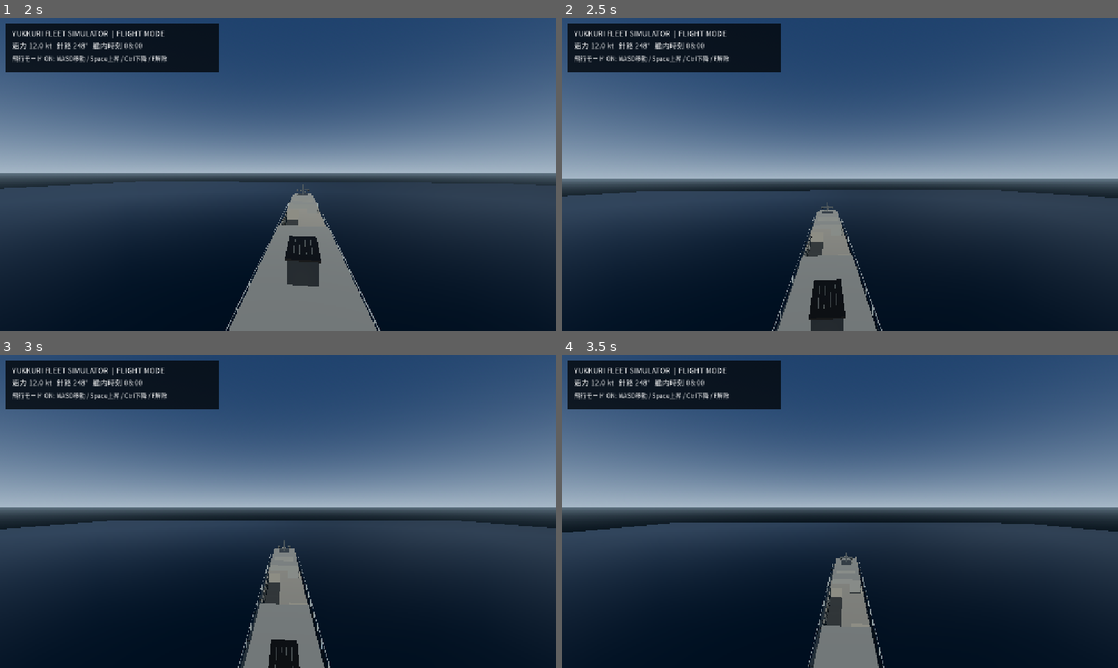
Above: before the commit, frames 1-4 (two rows, left to right).
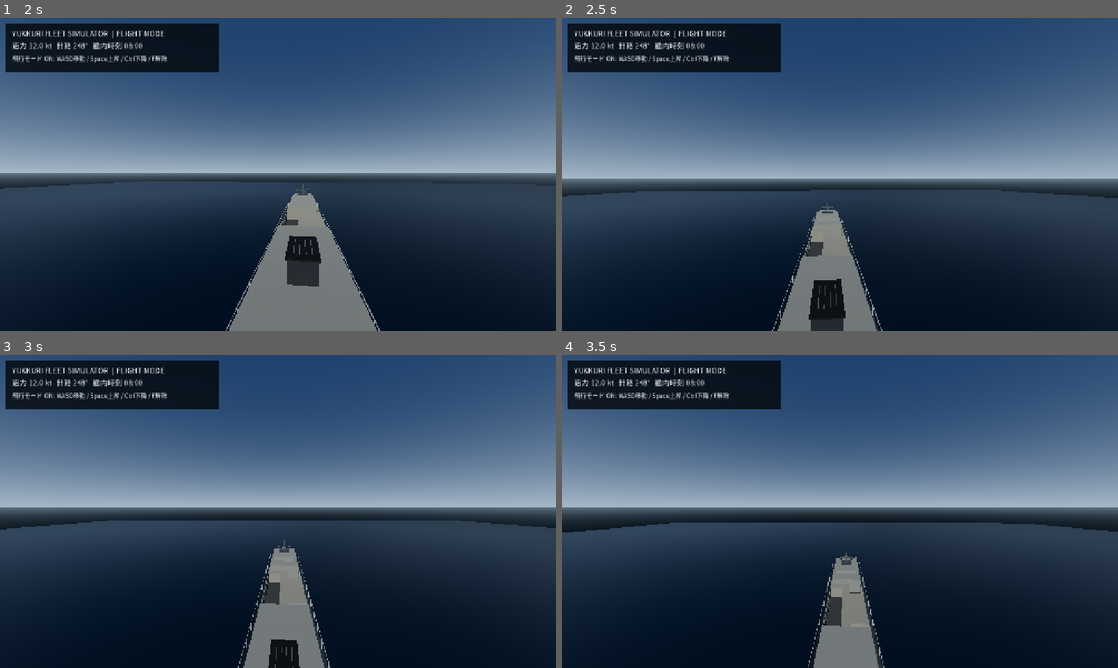
Above: after the commit, the same moments.

Repository: YukkuriP/Yukkuri-FPS-3
Game: Godot game, scene res://scenes/main.tscn
Two runs of this game, one before a commit and one after it. Both use one fixed random seed, a clock stepped at 60 frames per second and the inputs below.
Inputs (mouse positions are in pixels of both pictures, inside the frame that each line leads up to):
- Up to frame 1 (2 s): tap Enter at 0.5 s; move the mouse to (305, 174) at 0.52 s; hold F (fleet_fly_toggle) 0.53-1.28 s; hold Space (fleet_fly_up) from 0.53 s (still down); click (305, 174) at 0.67 s; move the mouse to (250, 174) at 1.27 s; tap E (fleet_interact) at 1.35 s
- Up to frame 2 (2.5 s): keep holding Space (fleet_fly_up); move the mouse to (851, 168) at 2.02 s; tap 1 at 2.1 s
- Up to frame 3 (3 s): keep holding Space (fleet_fly_up); move the mouse to (272, 517) at 2.77 s; tap 2 at 2.85 s; click (272, 517) at 2.92 s
- Up to frame 4 (3.5 s): keep holding Space (fleet_fly_up)

Frame 1 is identical in both runs. In frame 2, 0.1% of the frame differs, in the area x 38-57%, y 65-100%; in frame 3, 0.2%, in the area x 43-59%, y 65-100%; in frame 4, 0.2%.

Commit message:
Open the hull top so the stairwell reaches the lower deck

Diff:
--- a/scripts/visual_upgrade.gd
+++ b/scripts/visual_upgrade.gd
@@ -74,7 +74,8 @@
 		verts.append(Vector3(-w*0.70,-2.55,z))
 	var indices:=PackedInt32Array()
 	for ring in range(sections.size()-1):
-		for edge in range(4):
+		# Leave the upper hull open: the deck plan supplies the watertight walking deck.
+		for edge in range(1, 4):
 			var a: int = ring * 4 + edge
 			var b: int = ring * 4 + ((edge + 1) % 4)
 			var c: int = (ring + 1) * 4 + ((edge + 1) % 4)
